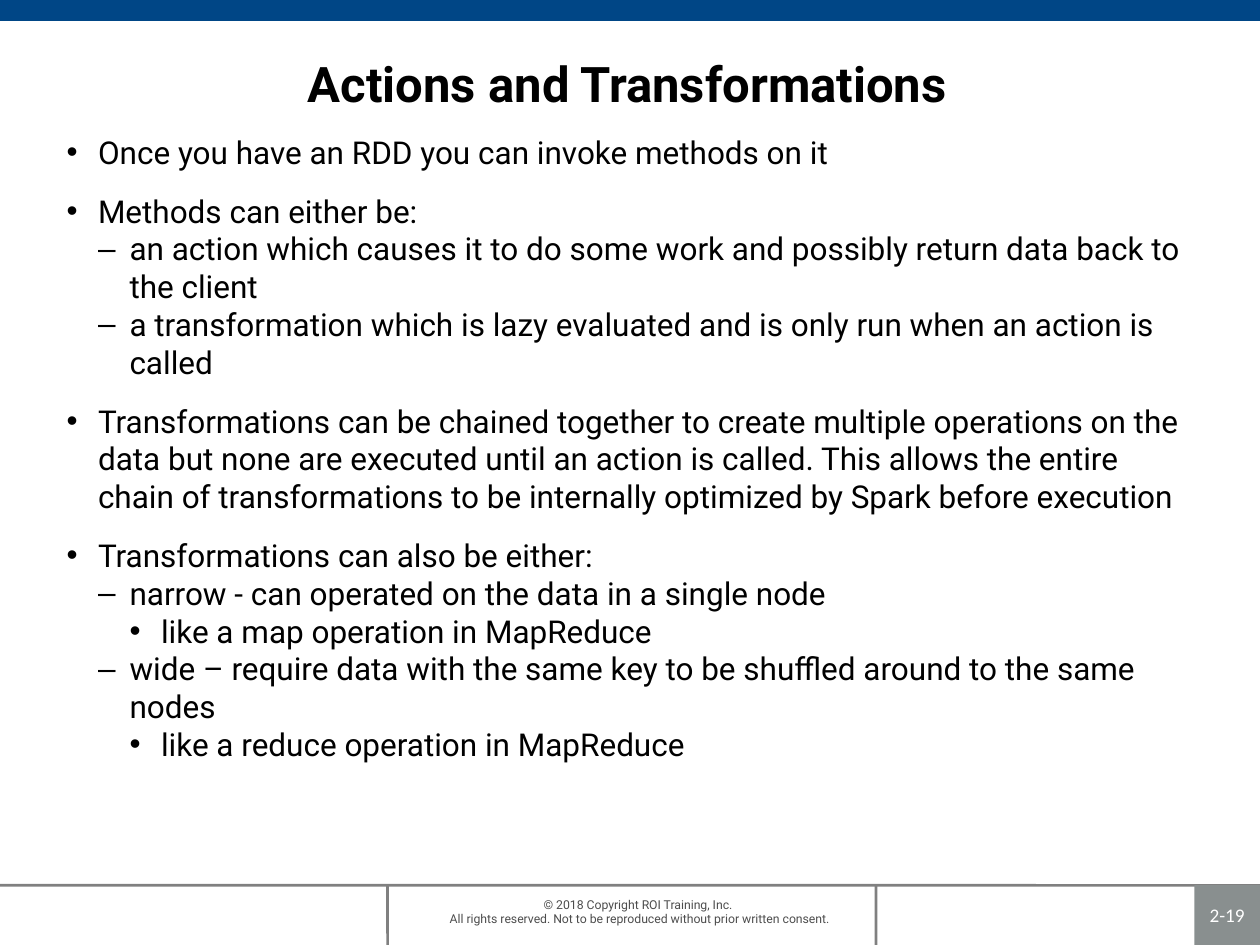
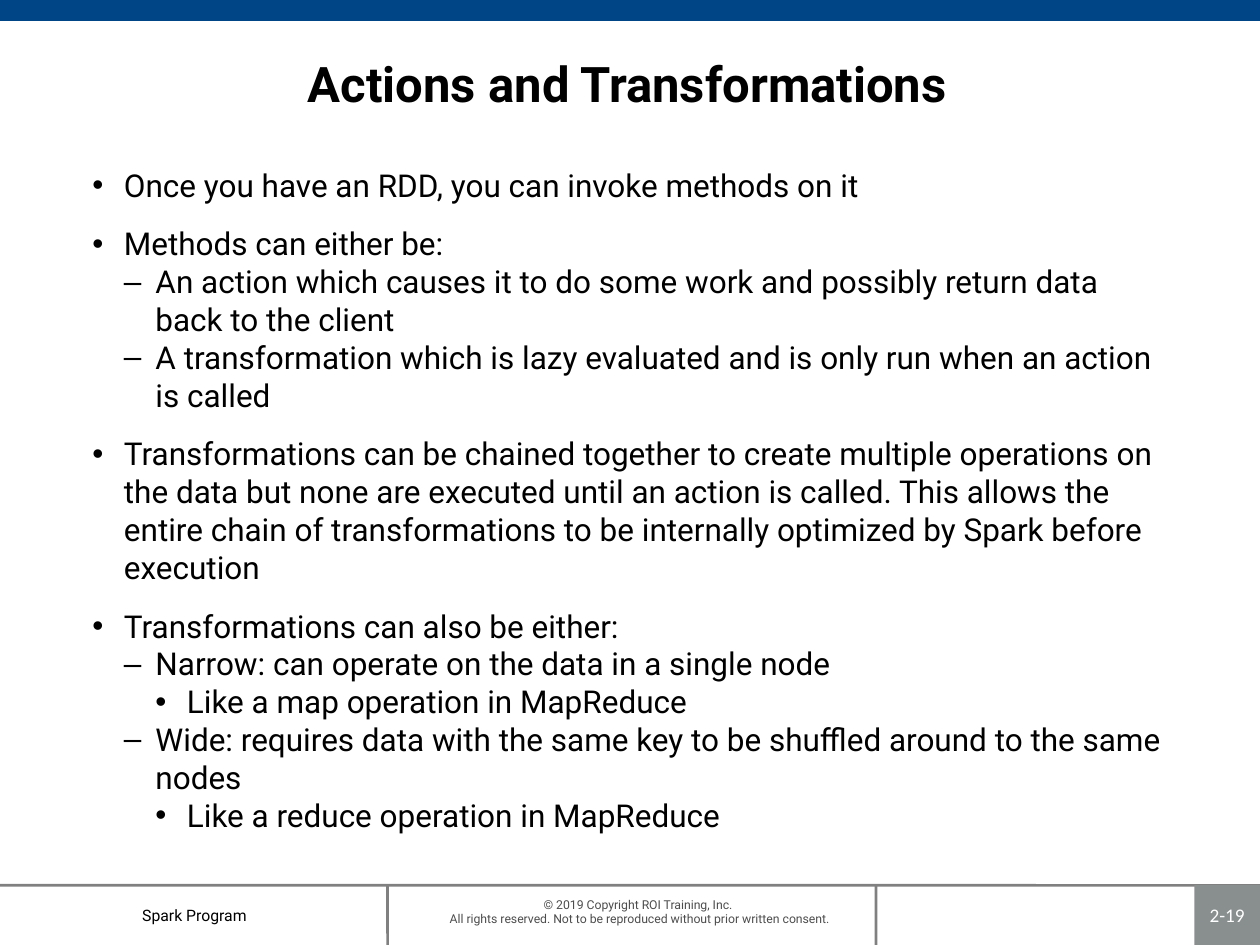
Before and after one commit to roitraining/SparkProgram, a slide deck: slide 19 of Day1/Ch02 Intro to Spark.pptx. Drawn at 1260x945 pixels with LibreOffice and Linux fonts; fonts in the diff are those of the drawing; background and template pictures are left out. Boxes give left, top, right and bottom in pixels: in the first picture for what was removed or moved away, otherwise in the second. Text is boxed around its words. In the diff, an @@ line names an element or a change of style, - is before the commit and + after.

```diff
--- a/Day1/Ch02 Intro to Spark.pptx
+++ b/Day1/Ch02 Intro to Spark.pptx
@@ text "Once you have an RDD, ...": place and size @@
-text "Once you have an RDD, ..." at [98,140,1179,763]
+text "Once you have an RDD, ..." at [124,173,1161,834]
@@ text at [124,173,858,204]: text changed @@
-• Once you have an RDD you can invoke methods on it
+• Once you have an RDD, you can invoke methods on it
@@ text at [155,269,1151,408]: text changed @@
-  – an action which causes it to do some work and possibly return data back to the client
-  – a transformation which is lazy evaluated and is only run when an action is called
+  – An action which causes it to do some work and possibly return data back to the client
+  – A transformation which is lazy evaluated and is only run when an action is called
@@ text at [155,651,1161,834]: text changed @@
-  – narrow - can operated on the data in a single node
-    • like a map operation in MapReduce
-  – wide – require data with the same key to be shuffled around to the same nodes
-    • like a reduce operation in MapReduce
+  – Narrow: can operate on the data in a single node
+    • Like a map operation in MapReduce
+  – Wide: requires data with the same key to be shuffled around to the same nodes
+    • Like a reduce operation in MapReduce
@@ text added at [142,909,246,925], 9 pt, text #000000 @@
+Spark Program
```
Also in this commit, not shown: 24 other slides changed, 1 other file.
